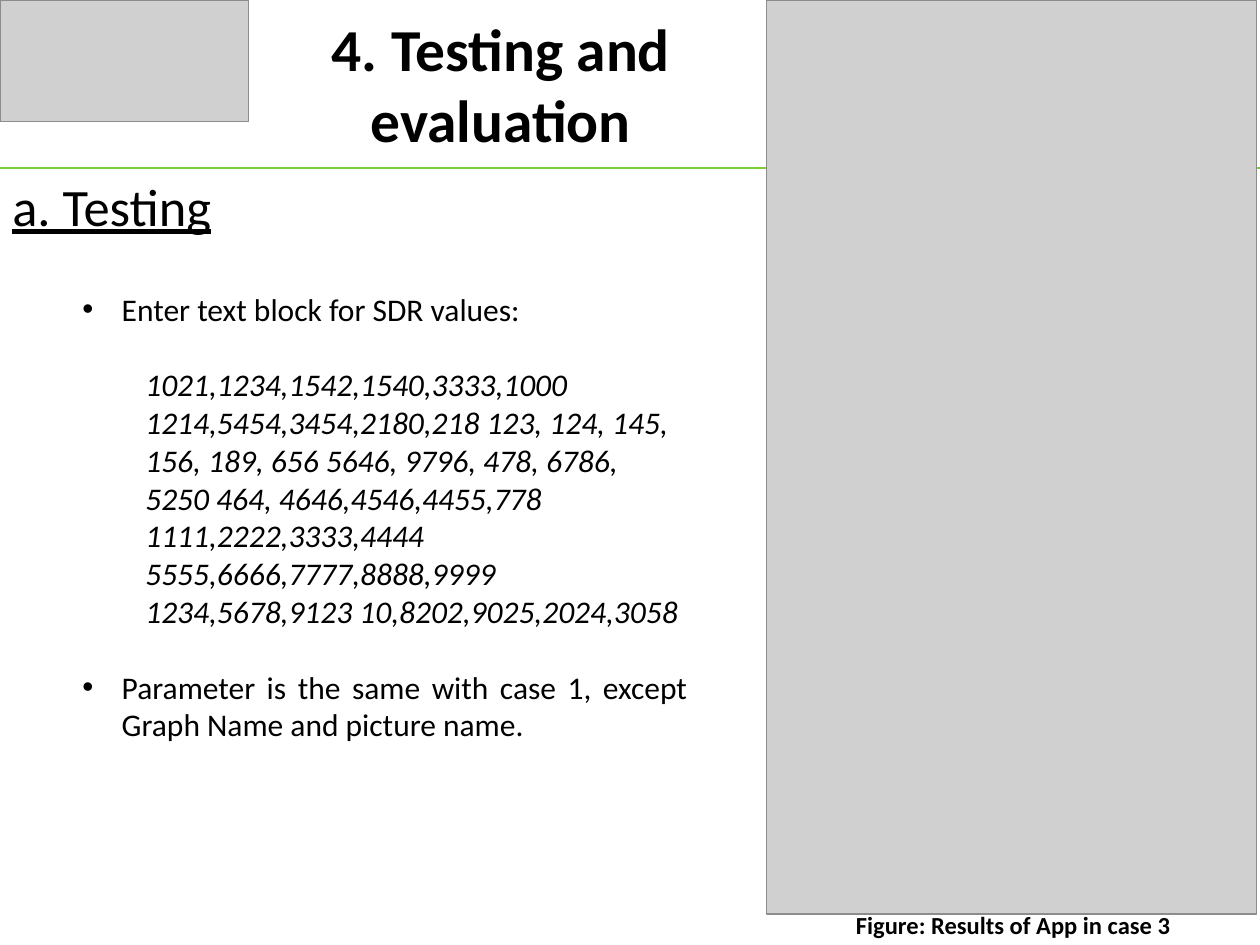
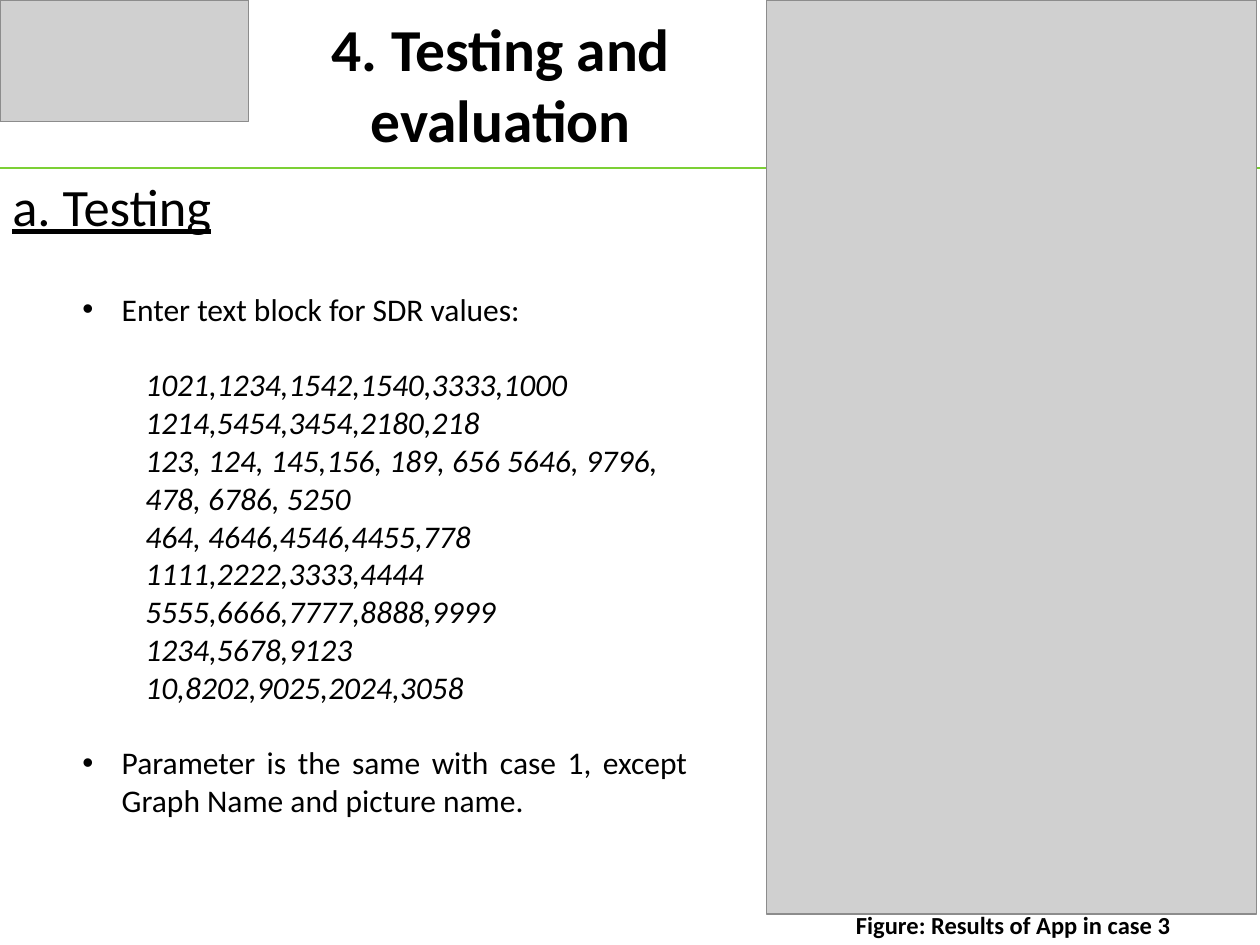
Before and after one commit to tongngocminhanh/MAUI_App_SDR, a slide deck: slide 12 of MySEProject/Documentation/ML22-23-8 Implement the SDR representation in the MAUI application.pptx (slide 13 before the commit). Drawn at 1260x945 pixels with LibreOffice and Linux fonts; fonts in the diff are those of the drawing; grey boxes stand for pictures. Boxes give left, top, right and bottom in pixels: in the first picture for what was removed or moved away, otherwise in the second. Text is boxed around its words. In the diff, an @@ line names an element or a change of style, - is before the commit and + after.

```diff
--- a/MySEProject/Documentation/ML22-23-8 Implement the SDR representation in the MAUI application.pptx
+++ b/MySEProject/Documentation/ML22-23-8 Implement the SDR representation in the MAUI application.pptx
@@ text at <box>145,375,658,703</box>: text changed @@
-  1021,1234,1542,1540,3333,1000 1214,5454,3454,2180,218 123, 124, 145, 156, 189, 656 5646, 9796, 478, 6786, 5250 464, 4646,4546,4455,778 1111,2222,3333,4444 5555,6666,7777,8888,9999 1234,5678,9123 10,8202,9025,2024,3058
+  1021,1234,1542,1540,3333,1000
+  1214,5454,3454,2180,218
+  123, 124, 145,156, 189, 656 5646, 9796, 478, 6786, 5250
+  464, 4646,4546,4455,778 1111,2222,3333,4444 5555,6666,7777,8888,9999 1234,5678,9123
+  10,8202,9025,2024,3058
```
Also in this commit, not shown: 3 other slides changed, 1 slide added, 2 slides removed, 6 other files.
